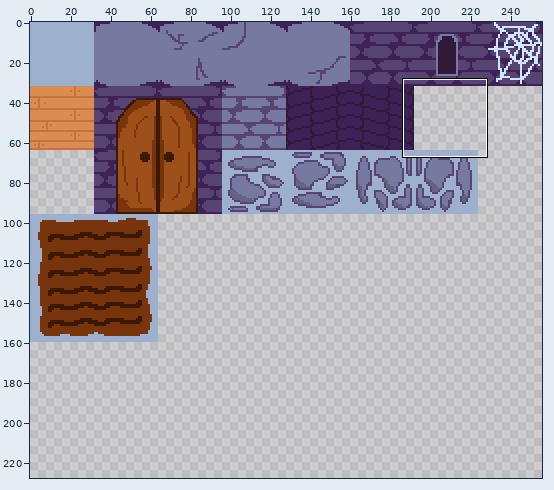
Sprite sheet -- assets/main_tilemap.png. Above: a wide view before the commit, with the close-up outlined.
Close-up. Before the edit:
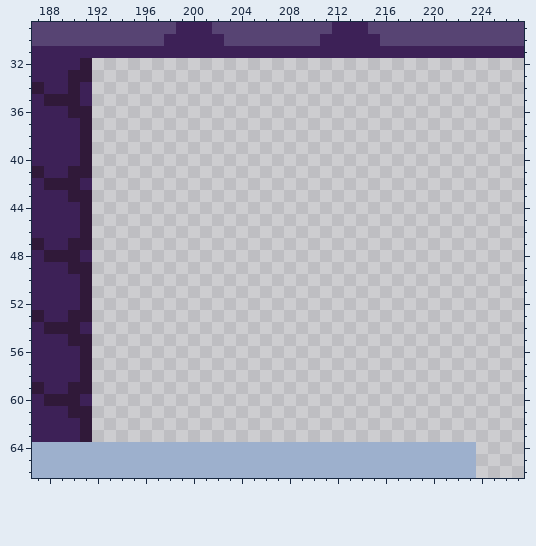
The file is 256x256 pixels. Shown: x 187..227, y 29..66. The wide view leaves out empty margins. The commit also changed other parts of the picture, which this record leaves out.
And afterwards:
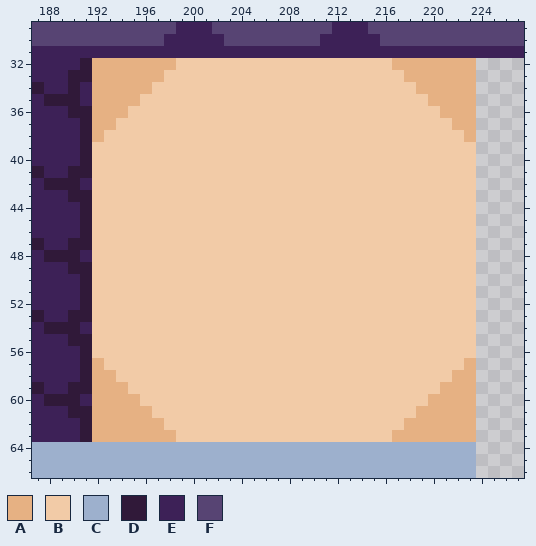
Palette (. is transparent): A #e6b183  B #f2cba7  C #9db0cd  D #301939  E #3d2157  F #574473
Change:
@@ x 187..227 @@
 31 EEEEEEEEEEEEEEEEEEEEEEEEEEEEEEEEEEEEEEEEE
-32 EEEED....................................
-33 EEEDD....................................
-34 DEEDE....................................
-35 EDDDE....................................
-36 EEEDD....................................
-37 EEEED....................................
-38 EEEED....................................
-39 EEEED....................................
-40 EEEED....................................
-41 DEEDD....................................
-42 EDDDE....................................
-43 EEEDD....................................
-44 EEEED....................................
-45 EEEED....................................
-46 EEEED....................................
-47 DEEDD....................................
-48 EDDDE....................................
-49 EEEDD....................................
-50 EEEED....................................
-51 EEEED....................................
-52 EEEED....................................
-53 DEEDD....................................
-54 EDDDE....................................
-55 EEEDD....................................
-56 EEEED....................................
-57 EEEED....................................
-58 EEEED....................................
-59 DEEDD....................................
-60 EDDDE....................................
-61 EEEDD....................................
-62 EEEED....................................
-63 EEEED....................................
+32 EEEEDAAAAAAABBBBBBBBBBBBBBBBBBAAAAAAA....
+33 EEEDDAAAAAABBBBBBBBBBBBBBBBBBBBAAAAAA....
+34 DEEDEAAAAABBBBBBBBBBBBBBBBBBBBBBAAAAA....
+35 EDDDEAAAABBBBBBBBBBBBBBBBBBBBBBBBAAAA....
+36 EEEDDAAABBBBBBBBBBBBBBBBBBBBBBBBBBAAA....
+37 EEEEDAABBBBBBBBBBBBBBBBBBBBBBBBBBBBAA....
+38 EEEEDABBBBBBBBBBBBBBBBBBBBBBBBBBBBBBA....
+39 EEEEDBBBBBBBBBBBBBBBBBBBBBBBBBBBBBBBB....
+40 EEEEDBBBBBBBBBBBBBBBBBBBBBBBBBBBBBBBB....
+41 DEEDDBBBBBBBBBBBBBBBBBBBBBBBBBBBBBBBB....
+42 EDDDEBBBBBBBBBBBBBBBBBBBBBBBBBBBBBBBB....
+43 EEEDDBBBBBBBBBBBBBBBBBBBBBBBBBBBBBBBB....
+44 EEEEDBBBBBBBBBBBBBBBBBBBBBBBBBBBBBBBB....
+45 EEEEDBBBBBBBBBBBBBBBBBBBBBBBBBBBBBBBB....
+46 EEEEDBBBBBBBBBBBBBBBBBBBBBBBBBBBBBBBB....
+47 DEEDDBBBBBBBBBBBBBBBBBBBBBBBBBBBBBBBB....
+48 EDDDEBBBBBBBBBBBBBBBBBBBBBBBBBBBBBBBB....
+49 EEEDDBBBBBBBBBBBBBBBBBBBBBBBBBBBBBBBB....
+50 EEEEDBBBBBBBBBBBBBBBBBBBBBBBBBBBBBBBB....
+51 EEEEDBBBBBBBBBBBBBBBBBBBBBBBBBBBBBBBB....
+52 EEEEDBBBBBBBBBBBBBBBBBBBBBBBBBBBBBBBB....
+53 DEEDDBBBBBBBBBBBBBBBBBBBBBBBBBBBBBBBB....
+54 EDDDEBBBBBBBBBBBBBBBBBBBBBBBBBBBBBBBB....
+55 EEEDDBBBBBBBBBBBBBBBBBBBBBBBBBBBBBBBB....
+56 EEEEDBBBBBBBBBBBBBBBBBBBBBBBBBBBBBBBB....
+57 EEEEDABBBBBBBBBBBBBBBBBBBBBBBBBBBBBBA....
+58 EEEEDAABBBBBBBBBBBBBBBBBBBBBBBBBBBBAA....
+59 DEEDDAAABBBBBBBBBBBBBBBBBBBBBBBBBBAAA....
+60 EDDDEAAAABBBBBBBBBBBBBBBBBBBBBBBBAAAA....
+61 EEEDDAAAAABBBBBBBBBBBBBBBBBBBBBBAAAAA....
+62 EEEEDAAAAAABBBBBBBBBBBBBBBBBBBBAAAAAA....
+63 EEEEDAAAAAAABBBBBBBBBBBBBBBBBBAAAAAAA....
 64 CCCCCCCCCCCCCCCCCCCCCCCCCCCCCCCCCCCCC....
Where, in picture pixels (left, top, right, bottom), the same in both close-ups:
added: (92, 58, 476, 442)
